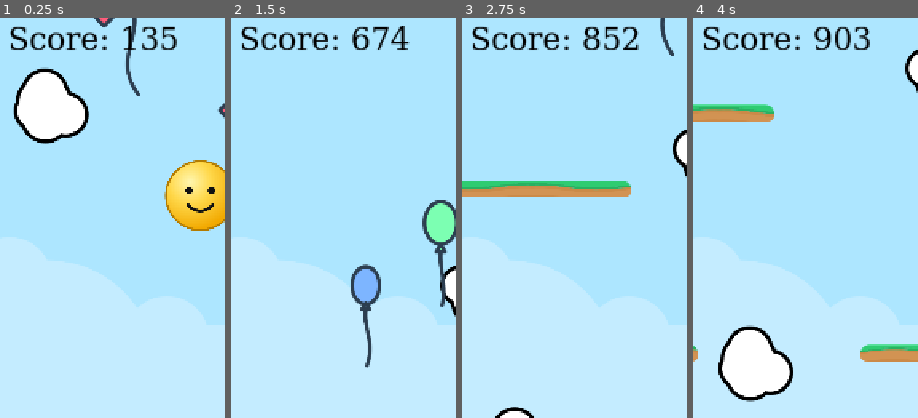
Above: before the commit, frames 1-4 (left to right).
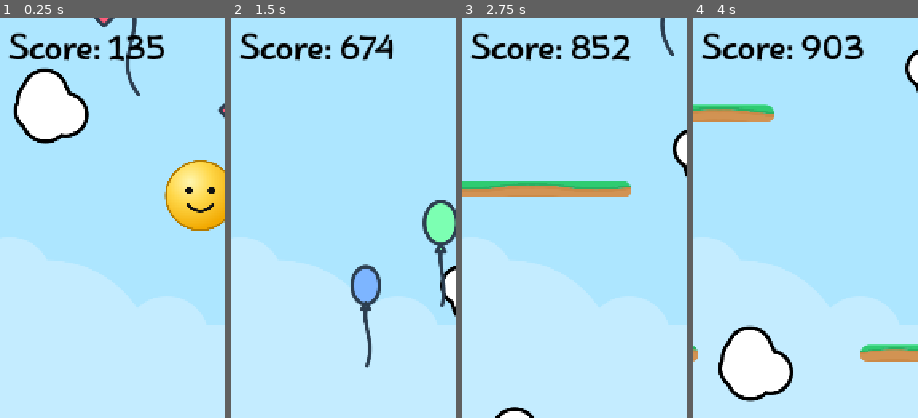
Above: after the commit, the same moments.

Repository: hamma2/droppin
Game: Godot game, scene res://Scenes/main.tscn
The game is run twice, just before and just after one commit, with the same random seed, the same clock (stepped at 60 frames per second) and the same inputs.
Inputs (mouse positions are % of the whole screen's width and height, from its top left):
- Up to frame 1 (0.25 s): no input
- Up to frame 2 (1.5 s): move the mouse to (72, 45) at 0.52 s; hold Right (ui_right) 0.53-1.25 s; hold Shift 0.53-1.25 s; click (72, 45) at 0.67 s; drag from (30, 55) to (45, 70) at 1.27 s
- Up to frame 3 (2.75 s): move the mouse to (60, 28) at 2.02 s; hold Right (ui_right) from 2.03 s (still down); hold Shift from 2.03 s (still down)
- Up to frame 4 (4 s): release Right (ui_right) at 2.75 s; release Shift at 2.75 s; drag from (45, 70) to (20, 35) at 2.77 s; move the mouse to (80, 65) at 3.52 s; hold Left (ui_left) from 3.53 s (still down); hold Shift from 3.53 s (still down)
The pictures show only the part of the screen within x 5-55%, y 3-53%; the shares and areas given below are measured in that part.

The runs differ from the first frame. In frame 1, 3.1% of the frame differs, in the area x 3-79%, y 2-11%; in frame 2, 3.2%; in frame 3, 3.2%; in frame 4, 3.1%.

Commit message:
add font

Diff:
--- a/Scenes/Parallax_Themes/ui.tscn
+++ b/Scenes/Parallax_Themes/ui.tscn
@@ -1,37 +1,21 @@
-[gd_scene load_steps=7 format=3 uid="uid://cx47dkjaftn5f"]
+[gd_scene load_steps=9 format=3 uid="uid://cx47dkjaftn5f"]
 
 [ext_resource type="Script" uid="uid://bhfmqm2goh7pw" path="res://Scripts/ui/score_label.gd" id="1_6beja"]
+[ext_resource type="FontFile" uid="uid://b4cgaryrbhw5e" path="res://Fonts/Marhey-VariableFont_wght.ttf" id="2_njvhp"]
 [ext_resource type="Script" uid="uid://bjxq5vt0u5lb0" path="res://Scripts/ui/RestartButton.gd" id="2_ttokp"]
 
-[sub_resource type="FontFile" id="FontFile_6iyac"]
-subpixel_positioning = 0
-msdf_pixel_range = 14
-msdf_size = 128
-cache/0/16/0/ascent = 0.0
-cache/0/16/0/descent = 0.0
-cache/0/16/0/underline_position = 0.0
-cache/0/16/0/underline_thickness = 0.0
-cache/0/16/0/scale = 1.0
-cache/0/20/0/ascent = 0.0
-cache/0/20/0/descent = 0.0
-cache/0/20/0/underline_position = 0.0
-cache/0/20/0/underline_thickness = 0.0
-cache/0/20/0/scale = 1.0
-cache/0/100/0/ascent = 0.0
-cache/0/100/0/descent = 0.0
-cache/0/100/0/underline_position = 0.0
-cache/0/100/0/underline_thickness = 0.0
-cache/0/100/0/scale = 1.0
-cache/0/50/0/ascent = 0.0
-cache/0/50/0/descent = 0.0
-cache/0/50/0/underline_position = 0.0
-cache/0/50/0/underline_thickness = 0.0
-cache/0/50/0/scale = 1.0
+[sub_resource type="FontVariation" id="FontVariation_njvhp"]
+base_font = ExtResource("2_njvhp")
+variation_embolden = 0.5
 
 [sub_resource type="LabelSettings" id="LabelSettings_6iyac"]
 line_spacing = 0.0
-font = SubResource("FontFile_6iyac")
+font = SubResource("FontVariation_njvhp")
 font_size = 50
+
+[sub_resource type="FontVariation" id="FontVariation_ttokp"]
+base_font = ExtResource("2_njvhp")
+variation_embolden = 0.5
 
 [sub_resource type="StyleBoxFlat" id="StyleBoxFlat_6iyac"]
 bg_color = Color(0.18790853, 0.24950421, 0.67179877, 1)
@@ -84,6 +68,7 @@
 offset_top = 350.0
 offset_right = 491.0
 offset_bottom = 462.0
+theme_override_fonts/font = SubResource("FontVariation_ttokp")
 theme_override_font_sizes/font_size = 49
 theme_override_styles/normal = SubResource("StyleBoxFlat_6iyac")
 theme_override_styles/hover_pressed = SubResource("StyleBoxFlat_jkdf5")
Binary file added: Fonts/Marhey-VariableFont_wght.ttf
Not shown, added: Fonts/Marhey-VariableFont_wght.ttf.import
